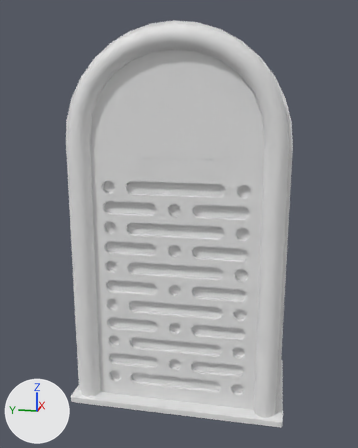
A saved change to the Blender file JukeBox/JukeBox.blend.
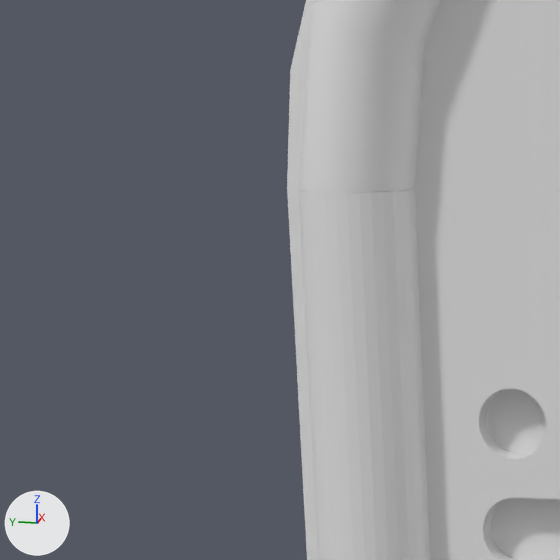
The first picture shows the older version from a 50 mm lens placed at (-5.24, -0.89, 1.85), pointed at (-0.57, 0.05, 0.68). The close-ups show both versions on the part from 3% to 33% of the width and 24% to 48% of the height of that picture; other places that the commit changed are outside them. The axes (+X, +Y, +Z) are drawn at lower left. The lights are the same throughout.

The first close-up shows 'Box', 'LightCurve', 'LightSides'.
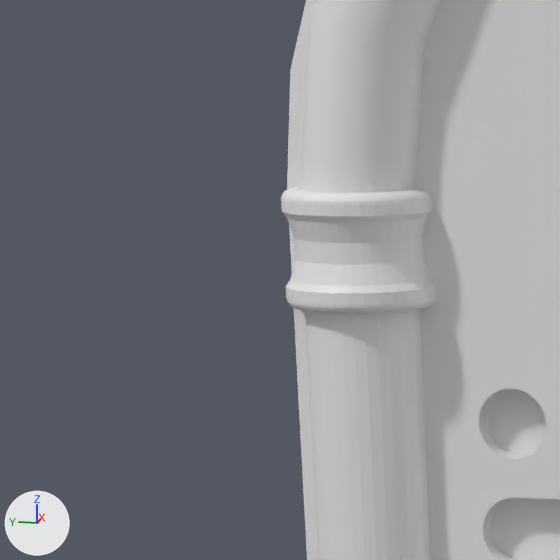
Pixel boxes (x1, y1, x2, y2) of what changed, in the close-ups (560 x 560 px):
'MetalSuppLeft', added: after (281, 187, 436, 314)

The change, as a list of edits to the scene's bpy script:
```text
Add me_cylinder_003:
    me_cylinder_003.from_pydata(...)  # 2076 vertices, 1773 faces; spans x -0.13..0.13, y -0.13..0.13, z -1.3..1.2
Add ob_metalsuppleft:
    ob_metalsuppleft = bpy.data.objects.new('MetalSuppLeft', me_cylinder_003)
    ob_metalsuppleft.location = (-1.0, 0.87, 0.3)
```
